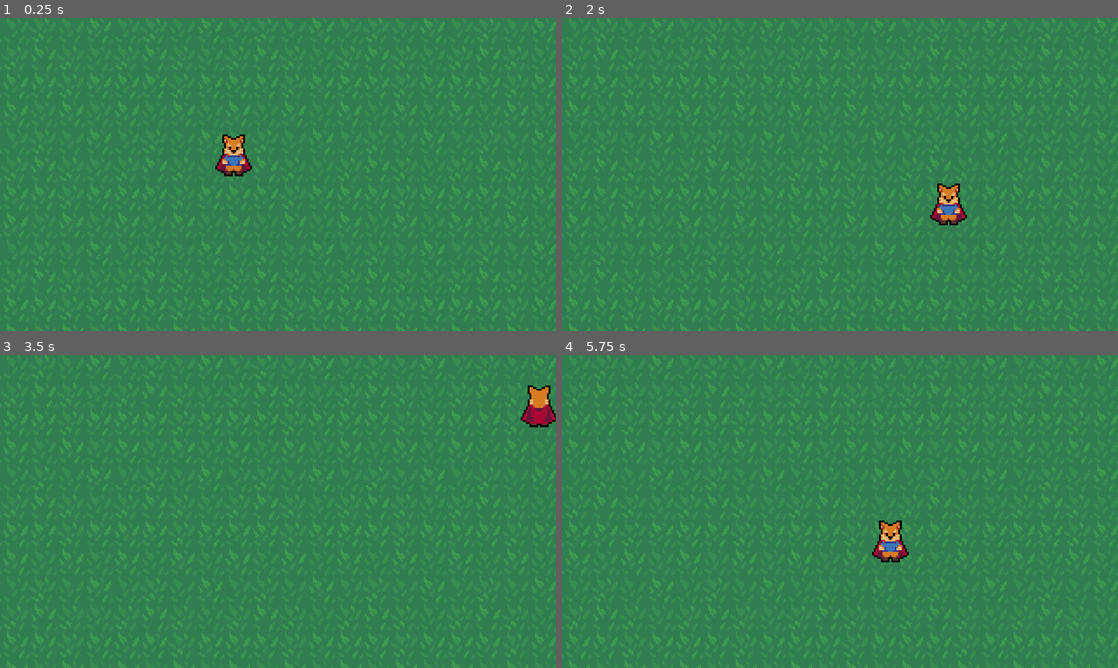
Above: before the commit, frames 1-4 (two rows, left to right).
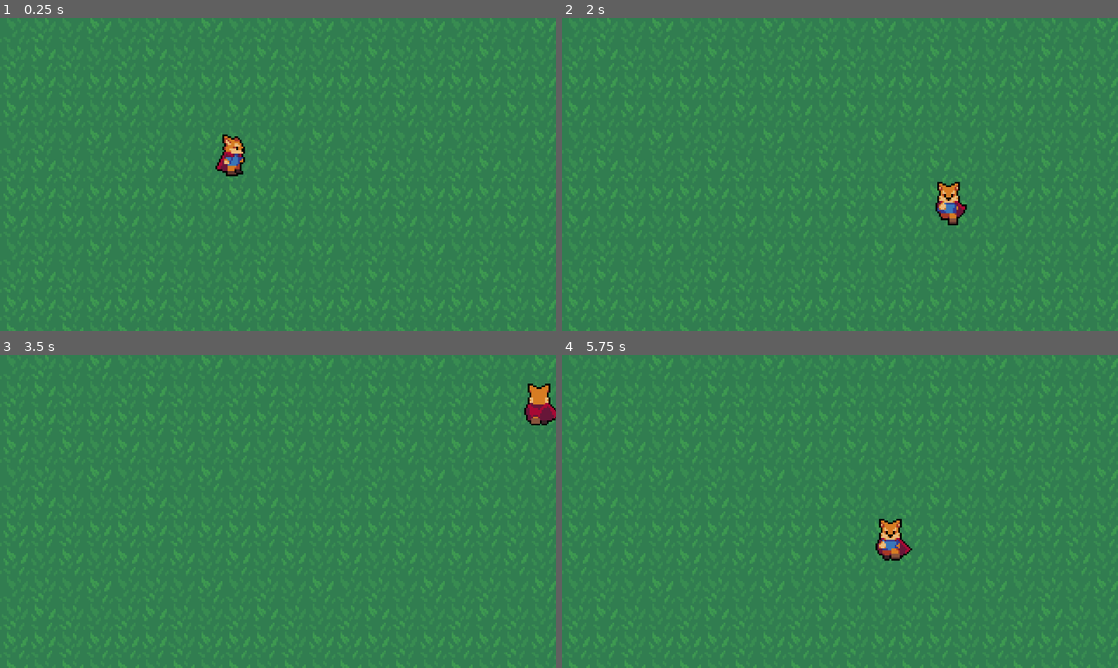
Above: after the commit, the same moments.

Repository: WedgeBeard/Godot_HeartBeast_Tutorial
Game: Godot game, scene res://world.tscn
The game is run twice, just before and just after one commit, with the same random seed, the same clock (stepped at 60 frames per second) and the same inputs.
Inputs:
- Up to frame 1 (0.25 s): no input
- Up to frame 2 (2 s): tap Enter at 0.5 s; hold D (move_right) 0.53-1.28 s; tap K (roll) at 0.6, 1.55 s; hold S (move_down) from 1.28 s (still down); tap J (attack) at 1.35 s
- Up to frame 3 (3.5 s): release S (move_down) at 2.03 s; hold D (move_right) 2.03-2.78 s; tap K (roll) at 2.1, 2.85 s; hold W (move_up) from 2.78 s (still down)
- Up to frame 4 (5.75 s): release W (move_up) at 3.53 s; hold A (move_left) 3.53-5.03 s; tap J (attack) at 3.6 s; tap K (roll) at 3.8, 4.35, 5.1 s; hold S (move_down) from 5.03 s (still down)

The runs differ from the first frame. In frame 1, 0.4% of the frame differs, in the area x 39-46%, y 37-51%; in frame 2, 0.5%, in the area x 66-73%, y 52-67%; in frame 3, 0.4%; in frame 4, 0.5%.

Commit message:
fixed the errors on the player

Diff:
--- a/action-rpg/player/player.gd
+++ b/action-rpg/player/player.gd
@@ -3,8 +3,8 @@
 const SPEED = 100.0
 const ROLL_SPEED = 125.0
 
-var input_vector = Vector2.ZERO
-var last_input_vector = Vector2.ZERO
+var input_vector := Vector2.ZERO
+var last_input_vector := Vector2.ZERO
 
 @onready var animation_tree: AnimationTree = $AnimationTree
 @onready var playback: AnimationNodeStateMachinePlayback = animation_tree.get("parameters/StateMachine/playback")
@@ -16,15 +16,14 @@
 		"AttackState": pass
 		"RollState": roll_state(delta)
 
-func roll_state(delta: float) -> void:
+func roll_state(_delta: float) -> void:
 	velocity = last_input_vector * ROLL_SPEED
 	move_and_slide()
-func move_state(delta: float) -> void:
+func move_state(_delta: float) -> void:
 	input_vector = Input.get_vector("move_left", "move_right", "move_up", "move_down")
 	if input_vector != Vector2.ZERO:
 		last_input_vector = input_vector
-		var direction_vector: = Vector2(input_vector.x, -input_vector.y)
-		update_blend_positions(direction_vector)
+		update_blend_positions(input_vector)
 	if Input.is_action_just_pressed("attack"):
 		playback.travel("AttackState")
 	if Input.is_action_just_pressed("roll"):
--- a/action-rpg/player/player.tscn
+++ b/action-rpg/player/player.tscn
@@ -332,11 +332,11 @@
 blend_point_0/node = SubResource("AnimationNodeAnimation_wodsf")
 blend_point_0/pos = Vector2(-0.90000004, 0)
 blend_point_1/node = SubResource("AnimationNodeAnimation_65viv")
-blend_point_1/pos = Vector2(0, 1)
+blend_point_1/pos = Vector2(0, -1)
 blend_point_2/node = SubResource("AnimationNodeAnimation_x7c3f")
 blend_point_2/pos = Vector2(0.90000004, 0)
 blend_point_3/node = SubResource("AnimationNodeAnimation_bjvpn")
-blend_point_3/pos = Vector2(0, -1)
+blend_point_3/pos = Vector2(0, 1)
 blend_mode = 1
 
 [sub_resource type="AnimationNodeAnimation" id="AnimationNodeAnimation_2ieo8"]
@@ -353,11 +353,11 @@
 
 [sub_resource type="AnimationNodeBlendSpace2D" id="AnimationNodeBlendSpace2D_wodsf"]
 blend_point_0/node = SubResource("AnimationNodeAnimation_2ieo8")
-blend_point_0/pos = Vector2(0, 1)
+blend_point_0/pos = Vector2(0, -1)
 blend_point_1/node = SubResource("AnimationNodeAnimation_ebec5")
 blend_point_1/pos = Vector2(0.90000004, 0)
 blend_point_2/node = SubResource("AnimationNodeAnimation_yllr7")
-blend_point_2/pos = Vector2(0, -1)
+blend_point_2/pos = Vector2(0, 1)
 blend_point_3/node = SubResource("AnimationNodeAnimation_kb6p2")
 blend_point_3/pos = Vector2(-0.90000004, 0)
 blend_mode = 1
@@ -378,20 +378,22 @@
 blend_point_0/node = SubResource("AnimationNodeAnimation_32hag")
 blend_point_0/pos = Vector2(-0.90000004, 0)
 blend_point_1/node = SubResource("AnimationNodeAnimation_tqiix")
-blend_point_1/pos = Vector2(0, 1)
+blend_point_1/pos = Vector2(0, -1)
 blend_point_2/node = SubResource("AnimationNodeAnimation_e7oew")
 blend_point_2/pos = Vector2(0.90000004, 0)
 blend_point_3/node = SubResource("AnimationNodeAnimation_c35mf")
-blend_point_3/pos = Vector2(0, -1)
+blend_point_3/pos = Vector2(0, 1)
 blend_mode = 1
 
 [sub_resource type="AnimationNodeStateMachineTransition" id="AnimationNodeStateMachineTransition_x7c3f"]
 advance_mode = 2
 
 [sub_resource type="AnimationNodeStateMachineTransition" id="AnimationNodeStateMachineTransition_s7qer"]
+advance_mode = 2
 advance_expression = "input_vector.length() == 0.0"
 
 [sub_resource type="AnimationNodeStateMachineTransition" id="AnimationNodeStateMachineTransition_bjvpn"]
+advance_mode = 2
 advance_expression = "input_vector.length() > 0.0"
 
 [sub_resource type="AnimationNodeStateMachine" id="AnimationNodeStateMachine_g4c7l"]
@@ -416,11 +418,11 @@
 
 [sub_resource type="AnimationNodeBlendSpace2D" id="AnimationNodeBlendSpace2D_uw77l"]
 blend_point_0/node = SubResource("AnimationNodeAnimation_s7qer")
-blend_point_0/pos = Vector2(0, 1)
+blend_point_0/pos = Vector2(0, -1)
 blend_point_1/node = SubResource("AnimationNodeAnimation_g4c7l")
 blend_point_1/pos = Vector2(0.90000004, 0)
 blend_point_2/node = SubResource("AnimationNodeAnimation_knn7v")
-blend_point_2/pos = Vector2(0, -1)
+blend_point_2/pos = Vector2(0, 1)
 blend_point_3/node = SubResource("AnimationNodeAnimation_7pqkx")
 blend_point_3/pos = Vector2(-0.90000004, 0)
 blend_mode = 1
@@ -449,7 +451,7 @@
 states/RollState/position = Vector2(442, -18)
 states/Start/position = Vector2(162, 100)
 transitions = ["Start", "MoveState", SubResource("AnimationNodeStateMachineTransition_knn7v"), "RollState", "MoveState" …(315 unchanged characters)…
-graph_offset = Vector2(-210, -129)
+graph_offset = Vector2(-258, 31)
 
 [sub_resource type="AnimationNodeBlendTree" id="AnimationNodeBlendTree_uw77l"]
 nodes/output/position = Vector2(320, 120)
@@ -475,6 +477,6 @@
 advance_expression_base_node = NodePath("..")
 anim_player = NodePath("../AnimationPlayer")
 parameters/StateMachine/AttackState/blend_position = Vector2(-0.09201521, -0.52735233)
-parameters/StateMachine/MoveState/RunState/blend_position = Vector2(0.21064639, -0.23829782)
-parameters/StateMachine/MoveState/StandState/blend_position = Vector2(0.0038022995, -0.5798687)
+parameters/StateMachine/MoveState/RunState/blend_position = Vector2(-0.1919927, 0.3183856)
+parameters/StateMachine/MoveState/StandState/blend_position = Vector2(0.17197454, 0.1748879)
 parameters/StateMachine/RollState/blend_position = Vector2(-0.74600756, 0.013698578)
